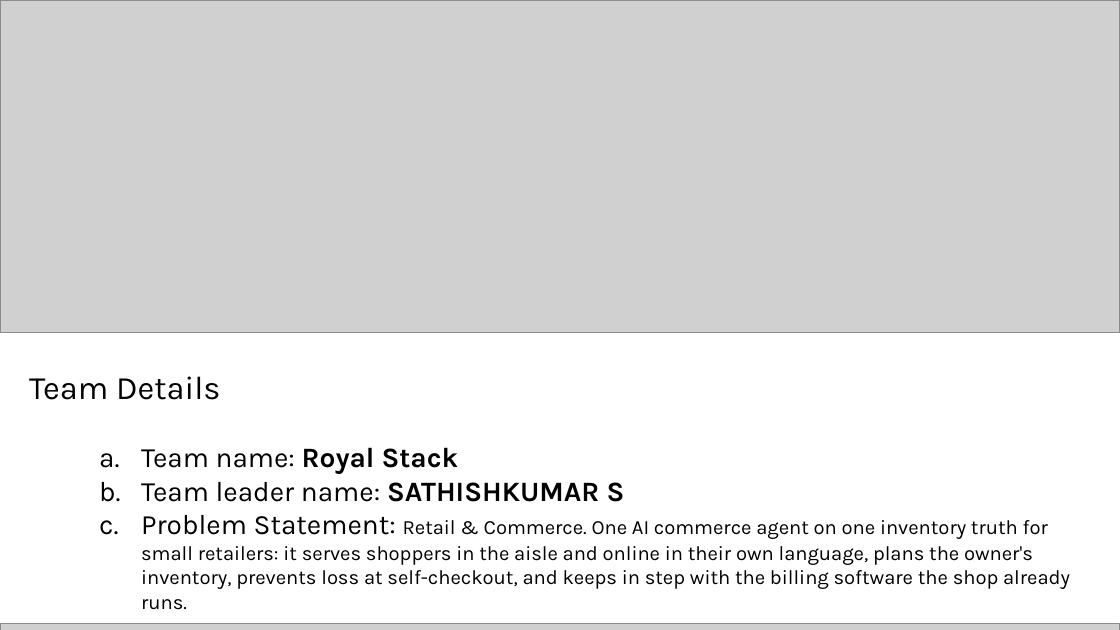
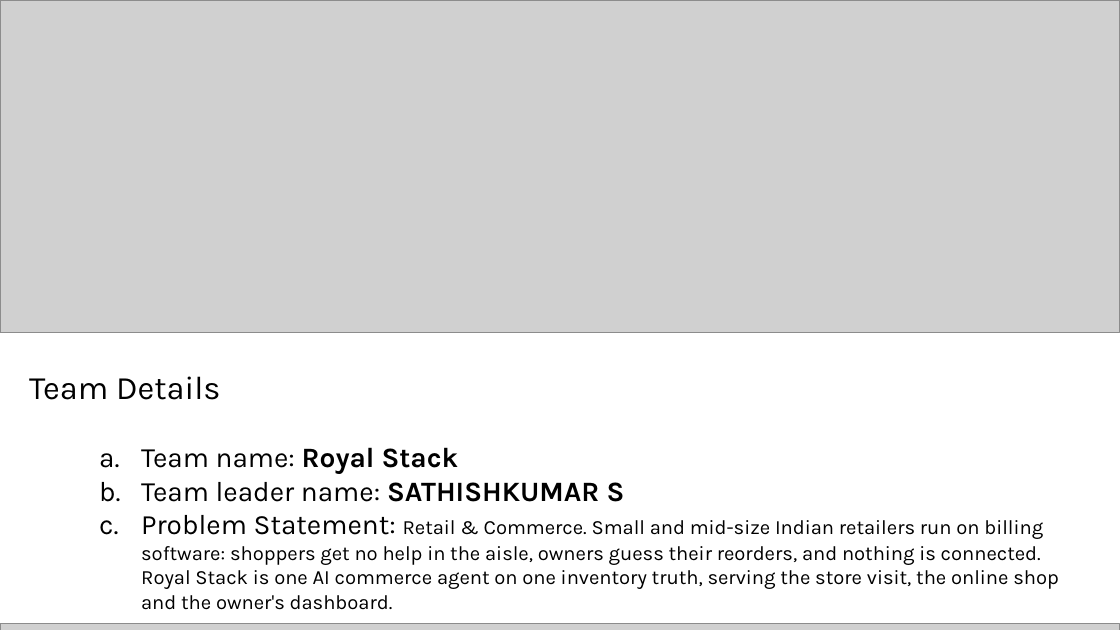
Before and after one commit to DSsathish/royalstack_aibuilderhackathon, a slide deck: slide 1 of Royal Stack | AI Builder Cup submission.pptx. Drawn at 1120x630 pixels with LibreOffice and Linux fonts; fonts in the diff are those of the drawing; grey boxes stand for pictures. Boxes give left, top, right and bottom in pixels: in the first picture for what was removed or moved away, otherwise in the second. Text is boxed around its words. In the diff, an @@ line names an element or a change of style, - is before the commit and + after.

```diff
--- a/Royal Stack | AI Builder Cup submission.pptx
+++ b/Royal Stack | AI Builder Cup submission.pptx
@@ text at box(141, 515, 1059, 610): text changed @@
-  c. Problem Statement: Retail & Commerce. One AI commerce agent on one inventory truth for small retailers: it serves shoppers in the aisle and online in their own language, plans the owner's inventory, prevents loss at self-checkout, and keeps in step with the billing software the shop already runs.
+  c. Problem Statement: Retail & Commerce. Small and mid-size Indian retailers run on billing software: shoppers get no help in the aisle, owners guess their reorders, and nothing is connected. Royal Stack is one AI commerce agent on one inventory truth, serving the store visit, the online shop and the owner's dashboard.
```
Also in this commit, not shown: 13 other slides changed, 3 other files.
